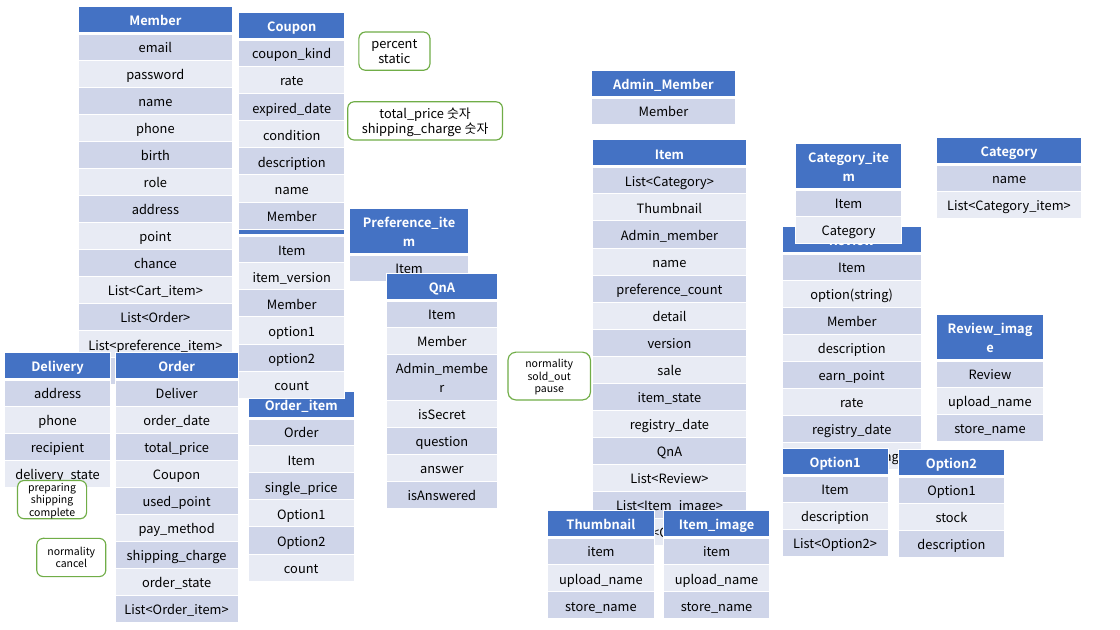
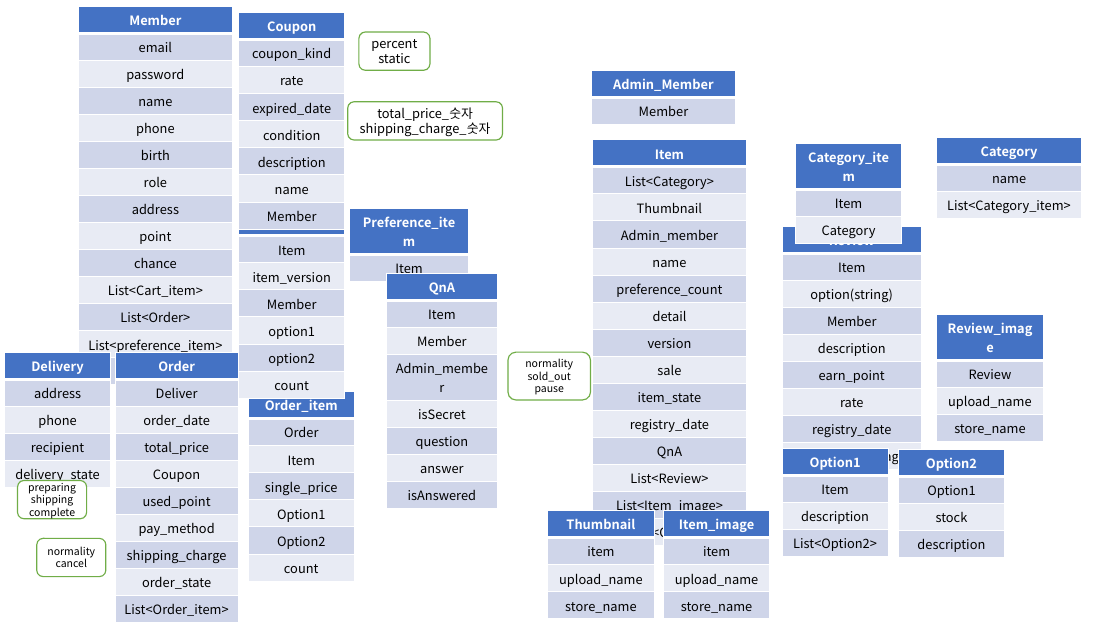
Before and after one commit to Konkuk-Toy-Project/KUNA-server, a slide deck: slide 1 of DB 설계.pptx. Drawn at 1120x630 pixels with LibreOffice and Linux fonts; fonts in the diff are those of the drawing. Boxes give left, top, right and bottom in pixels: in the first picture for what was removed or moved away, otherwise in the second. Text is boxed around its words. In the diff, an @@ line names an element or a change of style, - is before the commit and + after.

```diff
--- a/DB 설계.pptx
+++ b/DB 설계.pptx
@@ text in rounded rectangle at [360, 107, 491, 137]: text changed @@
-total_price 숫자
-shipping_charge 숫자
+total_price_숫자
+shipping_charge_숫자
```
Also in this commit, not shown: 24 other files.
